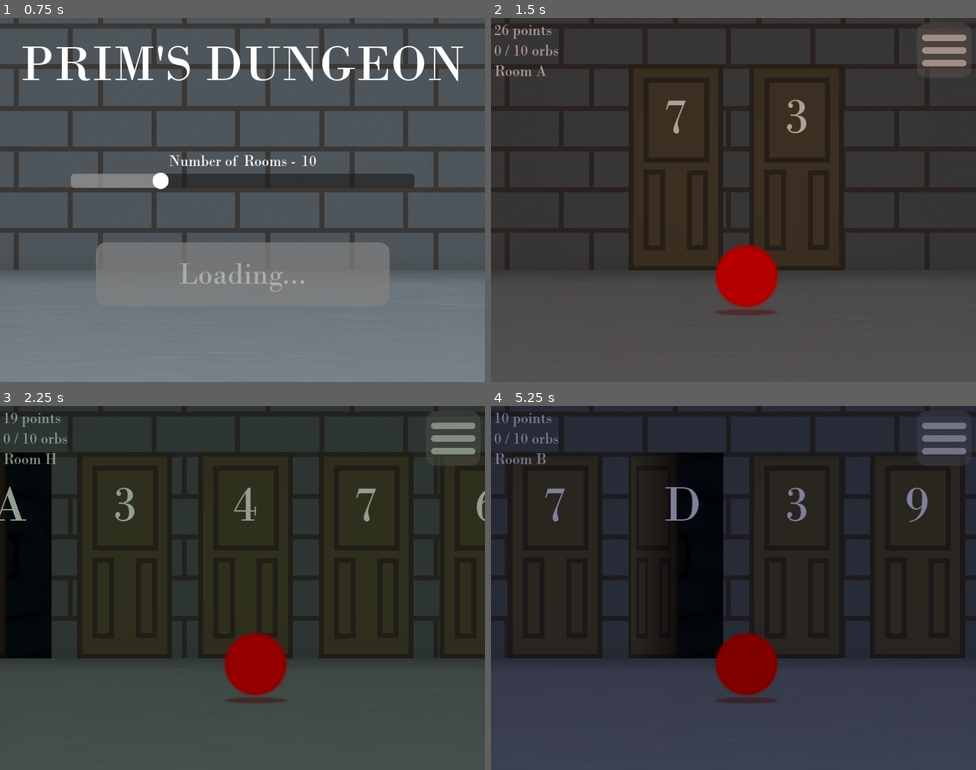
Above: before the commit, frames 1-4 (two rows, left to right).
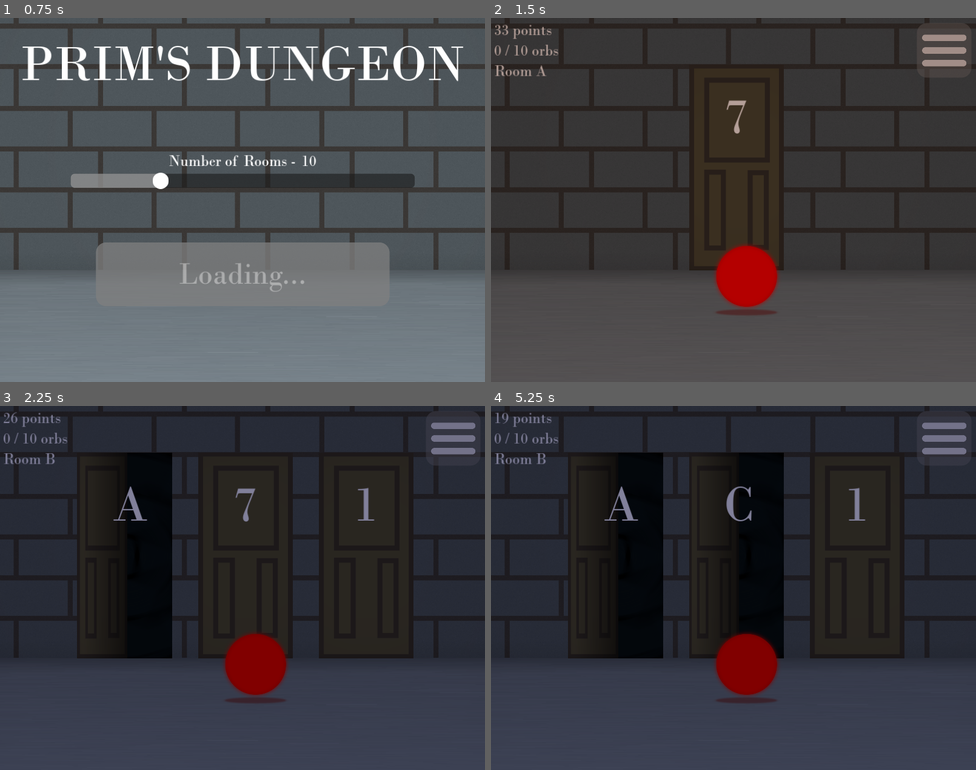
Above: after the commit, the same moments.

Repository: DasParijat/Prims-Dungeon
Game: Godot game, scene res://Home Menu/home_menu.tscn
The game is run twice, just before and just after one commit, with the same random seed, the same clock (stepped at 60 frames per second) and the same inputs.
Inputs (mouse positions are in pixels of both pictures, inside the frame that each line leads up to):
- Up to frame 1 (0.75 s): click (242, 272) at 0.5 s
- Up to frame 2 (1.5 s): click "efef" at 1.25 s
- Up to frame 3 (2.25 s): click "efef" at 2 s
- Up to frame 4 (5.25 s): click "efef" at 2.75 s; click "efef" at 3.5 s; click "efef" at 4.25 s; click "efef" at 5 s

Frame 1 is identical in both runs. In frame 2, 3.7% of the frame differs, in the area x 0-73%, y 1-70%; in frame 3, 16%; in frame 4, 22%, in the area x 2-98%, y 2-70%.

Commit message:
Cleaned up dungeon code / comments
-Separated for loops in generate_doors to their own functions.
-The starting door placement also seperated into it's own function
-The num_of_rooms check in generate_rooms also seperated into it's own function
-Added more comments to describe the process

Diff:
--- a/Dungeon/dungeon.gd
+++ b/Dungeon/dungeon.gd
@@ -20,9 +20,7 @@
 
 func generate_rooms(num_of_rooms : int = 10) -> void:
 	## Generate rooms, each with a random modulate value
-	if num_of_rooms < 5 or num_of_rooms > 26:
-		num_of_rooms = 10
-		printerr("Game: GIVEN NUM_OF_ROOMS NOT VALID, SET TO 10")
+	num_of_rooms_validity_check(num_of_rooms)
 
 	for i in range(num_of_rooms):
 		rooms_array.append(
@@ -33,42 +31,55 @@
 			)
 		#print("added room: ", rooms_array[i + 1].letter_id)
 
+func num_of_rooms_validity_check(num_of_rooms) -> void:
+	if num_of_rooms < 5 or num_of_rooms > 26:
+		num_of_rooms = 10
+		printerr("Game: GIVEN NUM_OF_ROOMS NOT VALID, SET TO 10")
 
 func generate_doors() -> void:
 	## Generate doors for all rooms to connect the dungeon/graph
-	# Starting door
-	# NOTE - no other room should connect to starting door besides A
+	add_starting_door()
+	add_random_doors()
+	connect_doors_alphabetical()
+
+func add_starting_door() -> void:
+	## Adds door that connects starting room to Room A
 	doors_array = [Door.new(rooms_array[0], rooms_array[1])] # starting door
 	doors_array[0].cost = 0 # make sure start door is free
-	#Door.new(rooms_array[0], rooms_array[1]).print_door()
 
-	#print("1ST LOOP")
-	## 1st for loop (add random doors for each room)
+func add_random_doors() -> void:
+	## Adds random doors to all rooms
 	for i in range(rooms_array.size() - 1):
+		# Outer loop iterates through each room to give at least one door
 		var room1 : int
 		var room2 : int
 		var new_door : Door
 
 		for j in range(rooms_array.size()):
+			# Inner loop iterates through possible doors until it comes
+			# across one that doesn't exist in room i
 			room1 = i + 1
 			room2 = randi_range(1, rooms_array.size() - 1)
-			while room2 == room1: #or abs(room2 - room1) == 1:
+			while room2 == room1:
+				# Make sure r1 & r2 don't match for the new door
 				room2 = randi_range(1, rooms_array.size() - 1)
 
 			if not has_reverse_door(rooms_array[room1], rooms_array[room2]):
+				# This is what checks if a new door is valid
 				new_door = Door.new(rooms_array[room1], rooms_array[room2])
 				break
 
 		if new_door:
+			# If a valid new door was found, it adds it to the room
 			doors_array.append(new_door)
 			new_door.print_door()
 
-	#print("2ND LOOP")
-	# NOTE - Stopping this for loop can cause a small chance of creating an unconnected graph,
+func connect_doors_alphabetical() -> void:
+	## Adds any extra doors needed to connect all rooms in dungeon
+	## by connecting the rooms in alphabetical order.
+	# NOTE - Removing this function can cause a small chance of creating an unconnected graph,
 	#		however, it may be more interesting to not have them alphabetically connected
-	## 2nd for loop (add doors between rooms)
 	for i in range(rooms_array.size() - 2):
-		#break
 		var new_door : Door = Door.new(rooms_array[i + 1],
 										rooms_array[i + 2])
 		if (new_door not in doors_array) and (not has_reverse_door(rooms_array[i + 1], rooms_array[i + 2])):
@@ -76,6 +87,7 @@
 			new_door.print_door()
 
 func has_reverse_door(room1 : Room, room2 : Room) -> bool:
+	## Checks if given room1/room2 already has a door representing it's connection
 	for door in doors_array:
 		if (door.room1 == room2 and door.room2 == room1) or (door.room1 == room1 and door.room2 == room2):
 			return true
